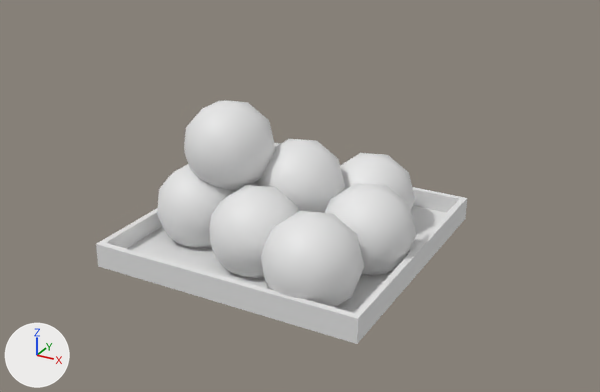
An edit to the Blender file Assets/Models/Blend/CannonBulletContainer.blend, drawn before and after from the same camera.
Rendered twice from a 50 mm camera at (2.72, -4.83, 2.8) aimed at (0.15, -0.16, 0.46). The lights are fixed; the arrows at lower left show +X, +Y and +Z.

In view in the first picture: 'Bullets', 'Platform'.
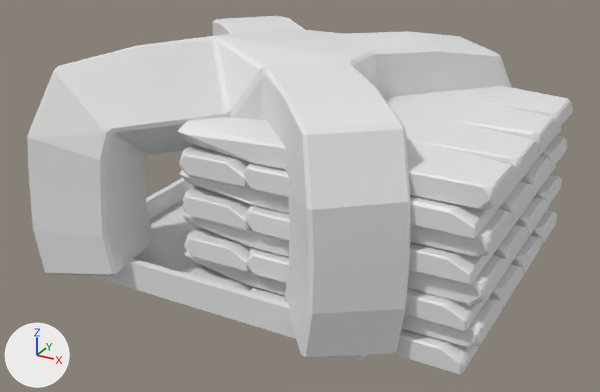
Pixel boxes (x1, y1, x2, y2) of what changed, in the pictures (600 x 392 px):
'WoodRope', added: after (27, 16, 512, 358)
'Wood', added: after (177, 86, 573, 374)
'Bullets', deleted: before (157, 100, 416, 307)
'Platform', moved, rescaled: before (96, 187, 467, 344); after (90, 178, 366, 359)

Patch to the scene script:
```diff
--- a/Assets/Models/Blend/CannonBulletContainer.blend.py
+++ b/Assets/Models/Blend/CannonBulletContainer.blend.py
@@ me_plane_034 @@
+me_plane_034.from_pydata([(0.81, 0.907, 0.084), (0.794, 0.832, 1.015), (0.0, 0.0, 1.03), (0.315, 0.324, 1.045), (0.609, 0.632, 1.032), (0.85, 0.914, 0.354), (0.847, 0.895, 0.622), (0.833, 0.887, 0.838)], [(7, 1), (4, 1), (2, 3), (3, 4), (0, 5), (5, 6), (6, 7)], [])
@@ me_plane_001 @@
+me_plane_001.from_pydata(...)  # 1728 vertices, 1696 faces; spans x -0.3..1.71, y -1.01..1.01, z -0.01..1.14
@@ ob_platform @@
 ob_platform = bpy.data.objects.new('Platform', me_plane)
-ob_platform.location = (0.0, 0.0, 0.0)
+ob_platform.location = (-0.03, 0.0, 0.0)
+ob_platform.scale = (1.13, 1.13, 1.13)
@@ ob_bullets @@
-ob_bullets = bpy.data.objects.new('Bullets', me_icosphere_008)
-ob_bullets.location = (0.403, 0.49, 0.265)
-ob_bullets.scale = (0.337, 0.337, 0.337)
@@ ob_woodrope @@
+ob_woodrope = bpy.data.objects.new('WoodRope', me_plane_034)
+ob_woodrope.location = (-0.03, 0.0, 0.0)
+ob_woodrope.scale = (1.13, 1.13, 1.13)
+_m = ob_woodrope.modifiers.new('Mirror', 'MIRROR')
+_m.use_axis = (True, True, False)
+_m = ob_woodrope.modifiers.new('Skin', 'SKIN')
+_m = ob_woodrope.modifiers.new('Bevel', 'BEVEL')
+_m.miter_outer = 'MITER_PATCH'
@@ ob_wood @@
+ob_wood = bpy.data.objects.new('Wood', me_plane_001)
+ob_wood.location = (0.0, 0.0, 0.0)
```
